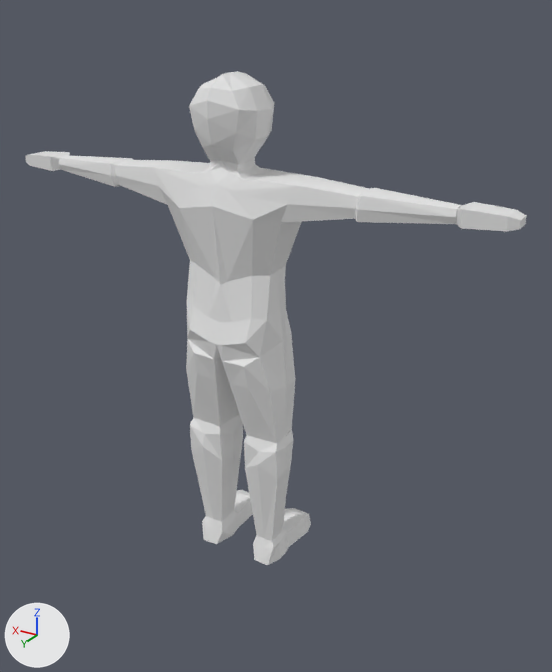
A saved change to the Blender file characters/player/Char/char.blend.
One viewpoint serves both versions: a camera (50 mm lens) standing at (-3.59, 5.38, 5.09) and looking at (-0.38, 0.03, 2.42). The lights are fixed; the arrows at lower left show +X, +Y and +Z. Materials are left out; every surface is plain grey.

Before the edit, the objects in view are built like this:
```python
me_cube = bpy.data.meshes.new('Cube')
me_cube.from_pydata(...)  # 84 vertices, 70 faces, 2 loose edges; spans x 0.0..0.94, y -0.01..0.14, z -3.37..2.02
me_cube_002 = bpy.data.meshes.new('Cube.002')
me_cube_002.from_pydata(...)  # 235 vertices, 203 faces, 1 loose edge; spans x 0.0..2.4, y -0.34..0.67, z -3.33..1.28
ob_char = bpy.data.objects.new('Char', me_cube_002)
ob_char.location = (0.0, 0.08, 3.35)
ob_char.rotation_euler = (0.00369, 0.0, -3.142)  # degrees (0.2, 0, -180)
_m = ob_char.modifiers.new('Mirror', 'MIRROR')
_m.use_clip = True
ob_sword = bpy.data.objects.new('Sword', me_cube)
ob_sword.location = (0.73, 0.97, 0.98)
ob_sword.rotation_euler = (0.0, 0.0, -1.293)  # degrees (0, 0, -74)
ob_sword.scale = (0.542, 1.0, 0.542)
_m = ob_sword.modifiers.new('Mirror', 'MIRROR')
_m.use_clip = True
ob_sword.hide_set(True)
```
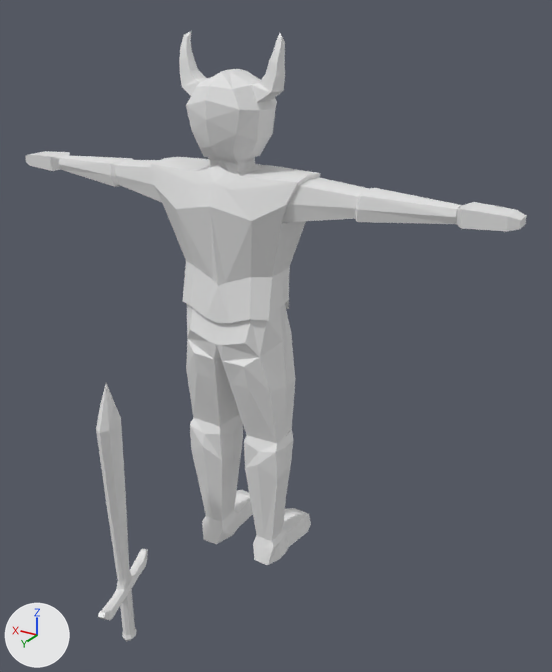
Where the change shows, as pixel boxes (x1, y1, x2, y2) in the pictures (552 x 672 px):
'Char', reshaped (8% taller): before (25, 71, 527, 565); after (25, 31, 527, 565)
'Sword', shown: after (96, 383, 148, 641)
part 1 of me_cube_002, built on: before (153, 71, 319, 565); after (151, 31, 321, 565)

Edits to the bpy script that builds the scene:
```text
Change me_cube_002:
    used by ob_char; location = (0.0, 0.08, 3.35); rotation_euler = (0.00369, 0.0, -3.142), in degrees (0.2, 0, -180)
    remove me_cube_002.from_pydata(...)  # 235 vertices, 203 faces, 1 loose edge; spans x 0.0..2.4, y -0.34..0.67, z -3.33..1.28
    add me_cube_002.from_pydata(...)  # 382 vertices, 344 faces, 1 loose edge; spans x 0.0..2.4, y -0.36..0.67, z -3.33..1.57
    me_cube_002 part 1
    17 vertices are removed from x 0.0..0.42, y -0.32..0.4, z -0.31..1.19
    63 faces are deleted
    15 vertices move from x 0.0..0.37, y -0.28..0.4, z -0.51..1.18 to x 0.0..0.57, y -0.36..0.37, z -0.95..1.3
    164 vertices are added at x 0.0..0.72, y -0.36..0.67, z -3.33..1.57
    204 new faces join them
Change ob_sword:
    remove ob_sword.hide_set(True)
```
